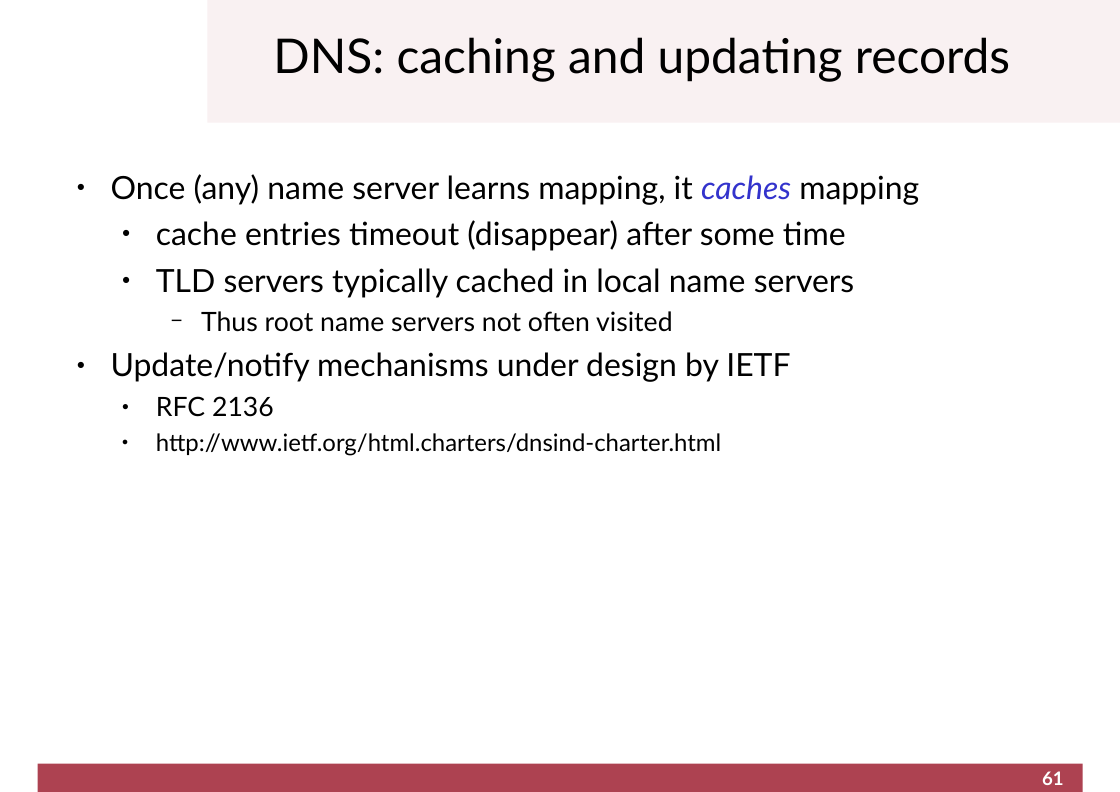
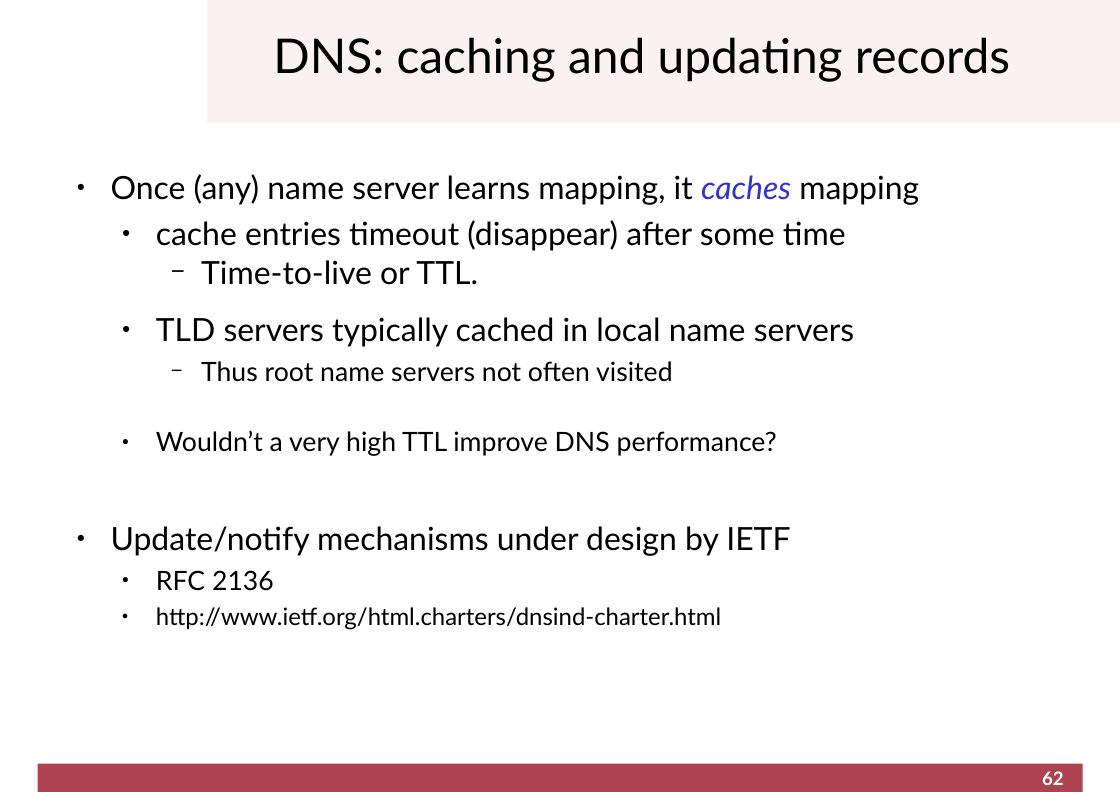
Before and after one commit to cletomartin/redes1, a slide deck: slide 62 of slides/application.odp (slide 61 before the commit). Drawn at 1120x792 pixels with LibreOffice and Linux fonts; fonts in the diff are those of the drawing; background and template pictures are left out. Boxes give left, top, right and bottom in pixels: in the first picture for what was removed or moved away, otherwise in the second. Text is boxed around its words. In the diff, an @@ line names an element or a change of style, - is before the commit and + after.

```diff
--- a/slides/application.odp
+++ b/slides/application.odp
@@ text at box(201, 260, 478, 285): paragraph added @@
+    − Time-to-live or TTL.
@@ text at box(156, 431, 777, 456): paragraph added @@
+  ● Wouldn’t a very high TTL improve DNS performance?
@@ page number at box(1042, 771, 1064, 785): text changed @@
-61
+62
```
Also in this commit, not shown: 9 other slides changed, 1 slide added, 1 other file.
